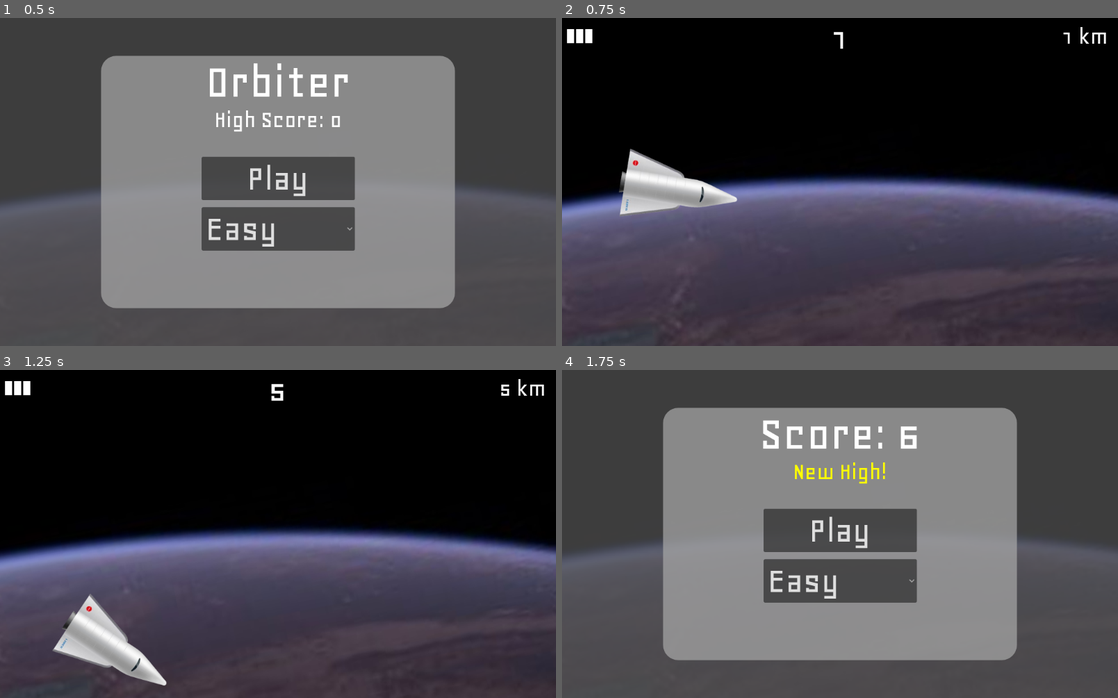
Above: before the commit, frames 1-4 (two rows, left to right).
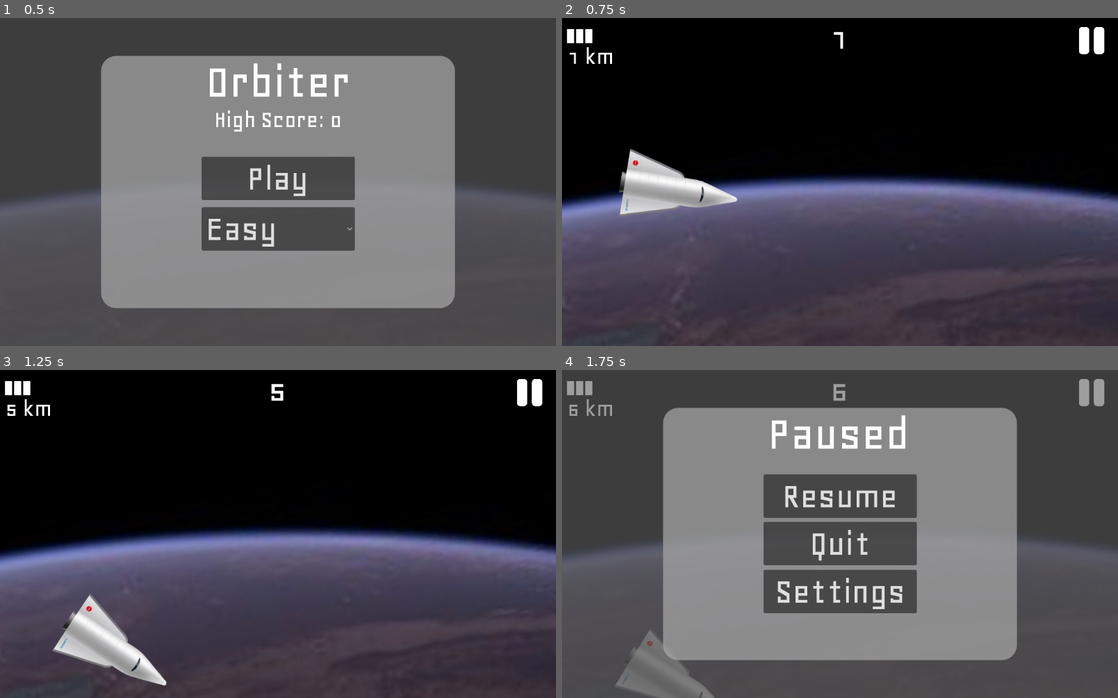
Above: after the commit, the same moments.

Repository: ZYX-2727/Orbiter
Game: Godot game, scene res://scenes/main.tscn
The game is run twice, just before and just after one commit, with the same random seed, the same clock (stepped at 60 frames per second) and the same inputs.
Inputs (mouse positions are in pixels of both pictures, inside the frame that each line leads up to):
- Up to frame 1 (0.5 s): no input
- Up to frame 2 (0.75 s): click "Play" at 0.5 s
- Up to frame 3 (1.25 s): no input
- Up to frame 4 (1.75 s): click (1090, 392) at 1.27 s

Frame 1 is identical in both runs. In frame 2, 0.4% of the frame differs, in the area x 1-98%, y 2-14%; in frame 3, 0.5%; in frame 4, 10%, in the area x 0-98%, y 2-100%.

Commit message:
add pause menu

Diff:
--- a/scenes/hud.tscn
+++ b/scenes/hud.tscn
@@ -1,40 +1,51 @@
 [gd_scene format=3 uid="uid://dqbsup6t2es2"]
 
+[ext_resource type="Script" uid="uid://5oid8td45g27" path="res://scripts/hud.gd" id="1_5ysmq"]
 [ext_resource type="FontFile" uid="uid://b2muai3i6vj2y" path="res://assets/Geo-Regular.ttf" id="1_ahhtf"]
+[ext_resource type="Texture2D" uid="uid://ba1fwhymivsap" path="res://assets/image(3).png" id="2_oo0fn"]
+
+[sub_resource type="GDScript" id="GDScript_6fi6k"]
+script/source = "extends TextureButton
+
+
+func _on_pressed() -> void:
+	EventBus.emit_signal(\"pause\")
+"
 
 [node name="HUD" type="CanvasLayer" unique_id=1192200779]
+script = ExtResource("1_5ysmq")
 
-[node name="Screen" type="ColorRect" parent="." unique_id=1580700331]
-offset_right = 1100.0
-offset_bottom = 650.0
-color = Color(1, 1, 1, 0)
+[node name="All" type="Control" parent="." unique_id=1458809999]
+layout_mode = 3
+anchors_preset = 0
+offset_right = 40.0
+offset_bottom = 40.0
 
-[node name="Score" type="Label" parent="Screen" unique_id=1390975104]
+[node name="Score" type="Label" parent="All" unique_id=1390975104]
 layout_mode = 1
 anchors_preset = 5
 anchor_left = 0.5
 anchor_right = 0.5
-offset_left = -20.0
-offset_right = 20.0
+offset_left = 510.0
+offset_right = 550.0
 offset_bottom = 78.0
 grow_horizontal = 2
 theme_override_fonts/font = ExtResource("1_ahhtf")
 theme_override_font_sizes/font_size = 75
 text = "0"
 
-[node name="Distance" type="Label" parent="Screen" unique_id=2092731676]
+[node name="Distance" type="Label" parent="All" unique_id=2092731676]
 layout_mode = 1
 anchors_preset = -1
-anchor_left = 1.0
-anchor_right = 1.0
-offset_top = 10.0
-offset_right = -20.0
-grow_horizontal = 0
+offset_left = 10.0
+offset_top = 50.0
+offset_right = 93.0
+offset_bottom = 102.0
 theme_override_fonts/font = ExtResource("1_ahhtf")
 theme_override_font_sizes/font_size = 50
 text = "0km"
 
-[node name="Bullet1" type="ColorRect" parent="Screen" unique_id=1058347366]
+[node name="Bullet1" type="ColorRect" parent="All" unique_id=1058347366]
 layout_mode = 0
 offset_left = 24.0
 offset_top = 22.0
@@ -43,7 +54,7 @@
 rotation = 1.5707964
 size_flags_horizontal = 4
 
-[node name="Bullet2" type="ColorRect" parent="Screen" unique_id=454450265]
+[node name="Bullet2" type="ColorRect" parent="All" unique_id=454450265]
 layout_mode = 0
 offset_left = 42.0
 offset_top = 22.0
@@ -52,7 +63,7 @@
 rotation = 1.5707964
 size_flags_horizontal = 4
 
-[node name="Bullet3" type="ColorRect" parent="Screen" unique_id=2110237433]
+[node name="Bullet3" type="ColorRect" parent="All" unique_id=2110237433]
 layout_mode = 0
 offset_left = 60.0
 offset_top = 22.0
@@ -61,7 +72,7 @@
 rotation = 1.5707964
 size_flags_horizontal = 4
 
-[node name="Bullet4" type="ColorRect" parent="Screen" unique_id=1555992924]
+[node name="Bullet4" type="ColorRect" parent="All" unique_id=1555992924]
 layout_mode = 0
 offset_left = 78.0
 offset_top = 22.0
@@ -70,7 +81,7 @@
 rotation = 1.5707964
 size_flags_horizontal = 4
 
-[node name="Bullet5" type="ColorRect" parent="Screen" unique_id=284499554]
+[node name="Bullet5" type="ColorRect" parent="All" unique_id=284499554]
 layout_mode = 0
 offset_left = 96.0
 offset_top = 22.0
@@ -79,7 +90,7 @@
 rotation = 1.5707964
 size_flags_horizontal = 4
 
-[node name="Max" type="Label" parent="Screen/Bullet5" unique_id=2127605138]
+[node name="Max" type="Label" parent="All/Bullet5" unique_id=2127605138]
 layout_mode = 1
 anchors_preset = -1
 offset_left = -12.000001
@@ -90,3 +101,18 @@
 theme_override_fonts/font = ExtResource("1_ahhtf")
 theme_override_font_sizes/font_size = 50
 text = "Max"
+
+[node name="Pause" type="TextureButton" parent="All" unique_id=113190725]
+layout_mode = 1
+anchors_preset = -1
+anchor_left = 1.0
+anchor_right = 1.0
+offset_left = 963.0
+offset_right = 1410.0
+offset_bottom = 447.0
+grow_horizontal = 0
+scale = Vector2(0.2, 0.2)
+texture_normal = ExtResource("2_oo0fn")
+script = SubResource("GDScript_6fi6k")
+
+[connection signal="pressed" from="All/Pause" to="." method="_on_pause_pressed"]
--- a/scenes/main.tscn
+++ b/scenes/main.tscn
@@ -4,6 +4,7 @@
 [ext_resource type="PackedScene" uid="uid://dqbsup6t2es2" path="res://scenes/hud.tscn" id="2_sugp2"]
 [ext_resource type="PackedScene" uid="uid://b1d8oy20j5d1r" path="res://scenes/menu.tscn" id="3_sugp2"]
 [ext_resource type="Texture2D" uid="uid://cq12sjosj4f3k" path="res://assets/ipcc_bluemarble_west_lrg.jpg" id="5_tbgi4"]
+[ext_resource type="PackedScene" uid="uid://bv4vx3cc8h0vq" path="res://scenes/pause_menu.tscn" id="5_tefeu"]
 
 [node name="Main" type="Node2D" unique_id=898456584]
 script = ExtResource("1_0wfyh")
@@ -25,6 +26,9 @@
 
 [node name="Menu" parent="." unique_id=686618189 instance=ExtResource("3_sugp2")]
 
+[node name="PauseMenu" parent="." unique_id=750131063 instance=ExtResource("5_tefeu")]
+visible = false
+
 [node name="AsteroidTimer" type="Timer" parent="." unique_id=794957879]
 wait_time = 1.5
 autostart = true
--- /dev/null
+++ b/scenes/pause_menu.tscn
@@ -0,0 +1,97 @@
+[gd_scene format=3 uid="uid://bv4vx3cc8h0vq"]
+
+[ext_resource type="Script" uid="uid://cfxn5qo8dukph" path="res://scripts/pause_menu.gd" id="1_myx47"]
+[ext_resource type="FontFile" uid="uid://b2muai3i6vj2y" path="res://assets/Geo-Regular.ttf" id="1_n87rw"]
+
+[sub_resource type="StyleBoxFlat" id="StyleBoxFlat_myx47"]
+bg_color = Color(0.65, 0.65, 0.65, 0.7294118)
+corner_radius_top_left = 30
+corner_radius_top_right = 30
+corner_radius_bottom_right = 30
+corner_radius_bottom_left = 30
+
+[node name="PauseMenu" type="Node2D" unique_id=750131063]
+script = ExtResource("1_myx47")
+
+[node name="Greyout" type="ColorRect" parent="." unique_id=1920566725]
+offset_left = -43.0
+offset_top = -26.0
+offset_right = 1236.0
+offset_bottom = 668.0
+color = Color(0.32, 0.32, 0.32, 0.74509805)
+
+[node name="Panel" type="Panel" parent="." unique_id=781628413]
+offset_left = 200.0
+offset_top = 75.0
+offset_right = 900.0
+offset_bottom = 575.0
+theme_override_styles/panel = SubResource("StyleBoxFlat_myx47")
+
+[node name="Message" type="Label" parent="Panel" unique_id=801730486]
+layout_mode = 1
+anchors_preset = 5
+anchor_left = 0.5
+anchor_right = 0.5
+offset_left = -143.5
+offset_right = 143.5
+offset_bottom = 103.0
+grow_horizontal = 2
+size_flags_horizontal = 4
+size_flags_vertical = 1
+theme_override_fonts/font = ExtResource("1_n87rw")
+theme_override_font_sizes/font_size = 100
+text = "Paused"
+
+[node name="Resume" type="Button" parent="Panel" unique_id=1211180969]
+layout_mode = 1
+anchors_preset = -1
+anchor_left = 0.5
+anchor_top = 0.5
+anchor_right = 0.5
+anchor_bottom = 0.5
+offset_left = -151.5
+offset_top = -50.0
+offset_right = 151.5
+offset_bottom = -100.0
+grow_horizontal = 2
+grow_vertical = 2
+theme_override_fonts/font = ExtResource("1_n87rw")
+theme_override_font_sizes/font_size = 75
+text = "Resume"
+
+[node name="Quit" type="Button" parent="Panel" unique_id=284433202]
+layout_mode = 1
+anchors_preset = -1
+anchor_left = 0.5
+anchor_top = 0.5
+anchor_right = 0.5
+anchor_bottom = 0.5
+offset_left = -151.5
+offset_right = 151.5
+offset_bottom = 37.0
+grow_horizontal = 2
+grow_vertical = 2
+theme_override_fonts/font = ExtResource("1_n87rw")
+theme_override_font_sizes/font_size = 75
+text = "Quit"
+
+[node name="Settings" type="Button" parent="Panel" unique_id=1641856025]
+layout_mode = 1
+anchors_preset = -1
+anchor_left = 0.5
+anchor_top = 0.5
+anchor_right = 0.5
+anchor_bottom = 0.5
+offset_left = -151.5
+offset_top = 190.0
+offset_right = 151.5
+offset_bottom = 37.0
+grow_horizontal = 2
+grow_vertical = 2
+theme_override_fonts/font = ExtResource("1_n87rw")
+theme_override_font_sizes/font_size = 75
+text = "Settings"
+
+[connection signal="pressed" from="Panel/Resume" to="." method="_on_resume_pressed"]
+[connection signal="pressed" from="Panel/Quit" to="." method="_on_quit_pressed"]
+[connection signal="pressed" from="Panel/Settings" to="." method="_on_settings_pressed"]
--- a/scenes/tutorial.tscn
+++ b/scenes/tutorial.tscn
@@ -1,7 +1,51 @@
 [gd_scene format=3 uid="uid://d0fx1oxhjgyni"]
+
+[ext_resource type="Texture2D" uid="uid://bqlmkdrfo6onb" path="res://assets/Screenshot from 2026-07-23 12-09-06.png" id="1_c13y7"]
+[ext_resource type="FontFile" uid="uid://b2muai3i6vj2y" path="res://assets/Geo-Regular.ttf" id="2_8ho6b"]
+
+[sub_resource type="StyleBoxFlat" id="StyleBoxFlat_ph3nu"]
+bg_color = Color(0.65, 0.65, 0.65, 0.7294118)
+corner_radius_top_left = 30
+corner_radius_top_right = 30
+corner_radius_bottom_right = 30
+corner_radius_bottom_left = 30
 
 [node name="Tutorial" type="Node2D" unique_id=1370340518]
 
-[node name="Sprite2D" type="Sprite2D" parent="." unique_id=1120726193]
-position = Vector2(532, 319)
-scale = Vector2(1.13879, 1.13879)
+[node name="Slide1" type="Sprite2D" parent="." unique_id=1120726193]
+position = Vector2(554.1317, 327.25803)
+scale = Vector2(1.0053767, 1.0053766)
+texture = ExtResource("1_c13y7")
+
+[node name="ColorRect" type="ColorRect" parent="Slide1" unique_id=1473688327]
+offset_left = -615.8206
+offset_top = -346.39563
+offset_right = 663.1794
+offset_bottom = 347.60437
+color = Color(0.32, 0.32, 0.32, 0.74509805)
+
+[node name="Panel" type="Panel" parent="Slide1" unique_id=751860774]
+offset_left = -281.61755
+offset_top = -83.8074
+offset_right = 365.6659
+offset_bottom = 149.93585
+theme_override_styles/panel = SubResource("StyleBoxFlat_ph3nu")
+
+[node name="Score" type="Label" parent="Slide1/Panel" unique_id=675022151]
+layout_mode = 1
+anchors_preset = 5
+anchor_left = 0.5
+anchor_right = 0.5
+offset_left = -307.7273
+offset_top = 5.967883
+offset_right = 306.96777
+offset_bottom = 319.2834
+grow_horizontal = 2
+size_flags_horizontal = 4
+size_flags_vertical = 1
+theme_override_fonts/font = ExtResource("2_8ho6b")
+theme_override_font_sizes/font_size = 50
+text = "Welcome to Orbiter, the space
+sidescroller game where the
+objective is simply to get as
+many points as possible."
--- /dev/null
+++ b/scripts/hud.gd
@@ -0,0 +1,19 @@
+extends CanvasLayer
+
+var paused: bool = false
+
+# Called when the node enters the scene tree for the first time.
+func _ready() -> void:
+	EventBus.connect("pause", _on_pause)
+
+
+func _on_pause_pressed() -> void:
+	EventBus.emit_signal("pause")
+
+func _on_pause() -> void:
+	paused = not paused
+	$All/Pause.disabled = paused
+	if paused:
+		$All.modulate.a = 0.5
+	else:
+		$All.modulate.a = 1
--- a/scripts/main.gd
+++ b/scripts/main.gd
@@ -11,6 +11,7 @@
 var point_collect_pre: PackedScene
 var playing: bool = false
 var first_time: bool
+var difficulty_mult: float
 
 var score: int = 0
 var high_score: int
@@ -54,11 +55,11 @@
 	$Menu/Panel/High.text = "High Score: " + str(high_score)
 
 	bullet_objs = [
-	$HUD/Screen/Bullet1,
-	$HUD/Screen/Bullet2,
-	$HUD/Screen/Bullet3,
-	$HUD/Screen/Bullet4,
-	$HUD/Screen/Bullet5
+	$HUD/All/Bullet1,
+	$HUD/All/Bullet2,
+	$HUD/All/Bullet3,
+	$HUD/All/Bullet4,
+	$HUD/All/Bullet5
 	]
 
 	bull_collect_pre = preload("res://scenes/bullet_collectable.tscn")
@@ -78,18 +79,17 @@
 
 # Called every frame. 'delta' is the elapsed time since the previous frame.
 func _process(delta: float) -> void:
-	if Input.is_action_just_pressed("pause") and playing:
-		EventBus.emit_signal("pause")
-
 	if not paused:
+		if Input.is_action_just_pressed("pause") and playing:
+			EventBus.emit_signal("pause")
 		$Earth.rotation_degrees -= EARTH_COEFFICENT * delta
 
 		if playing:
 			distance += delta * SPEED
-			$HUD/Screen/Distance.text = str(int(round(distance))) + " km"
+			$HUD/All/Distance.text = str(int(round(distance))) + " km"
 
-			score = round(distance) + asteroids_destroyed * 10 + points_collected
-			$HUD/Screen/Score.text = str(score)
+			score = round(distance * difficulty_mult) + asteroids_destroyed * 10 + points_collected
+			$HUD/All/Score.text = str(score)
 
 			if Input.is_action_just_pressed("shoot") and playing and $Player and bullets > 0:
 				var new_bullet = bullet_pre.instantiate()
@@ -129,10 +129,13 @@
 func _on_start(difficulty: int) -> void:
 	if difficulty == 0:
 		between_asteroids = 2
+		difficulty_mult = 1
 	elif difficulty == 1:
 		between_asteroids = 1.5
+		difficulty_mult = 1.25
 	elif difficulty == 2:
 		between_asteroids = 1
+		difficulty_mult = 1.5
 	$AsteroidTimer.wait_time = between_asteroids
 	$AsteroidTimer.start() #Restart
 	$CollectableTimer.stop()
--- /dev/null
+++ b/scripts/pause_menu.gd
@@ -0,0 +1,30 @@
+extends Node2D
+
+var paused: bool = false
+
+func _ready() -> void:
+	hide()
+	EventBus.connect("pause", _on_pause)
+
+
+func _on_pause() -> void:
+	paused = not paused
+	print($Panel/Resume.disabled)
+	if paused:
+		show()
+		z_index = 500
+	else:
+		hide()
+
+
+func _on_settings_pressed() -> void:
+	pass # Replace with function body.
+
+
+func _on_quit_pressed() -> void:
+	EventBus.emit_signal("pause") #Unpause
+	EventBus.emit_signal("death")
+
+
+func _on_resume_pressed() -> void:
+	EventBus.emit_signal("pause") #Unpause
Binary file added: assets/Screenshot from 2026-07-23 12-09-06.png
Not shown, added: assets/Screenshot from 2026-07-23 12-09-06.png.import
Binary file added: assets/image(3).png
Not shown, added: assets/image(3).png.import
Not shown, added: scripts/hud.gd.uid
Not shown, added: scripts/pause_menu.gd.uid
